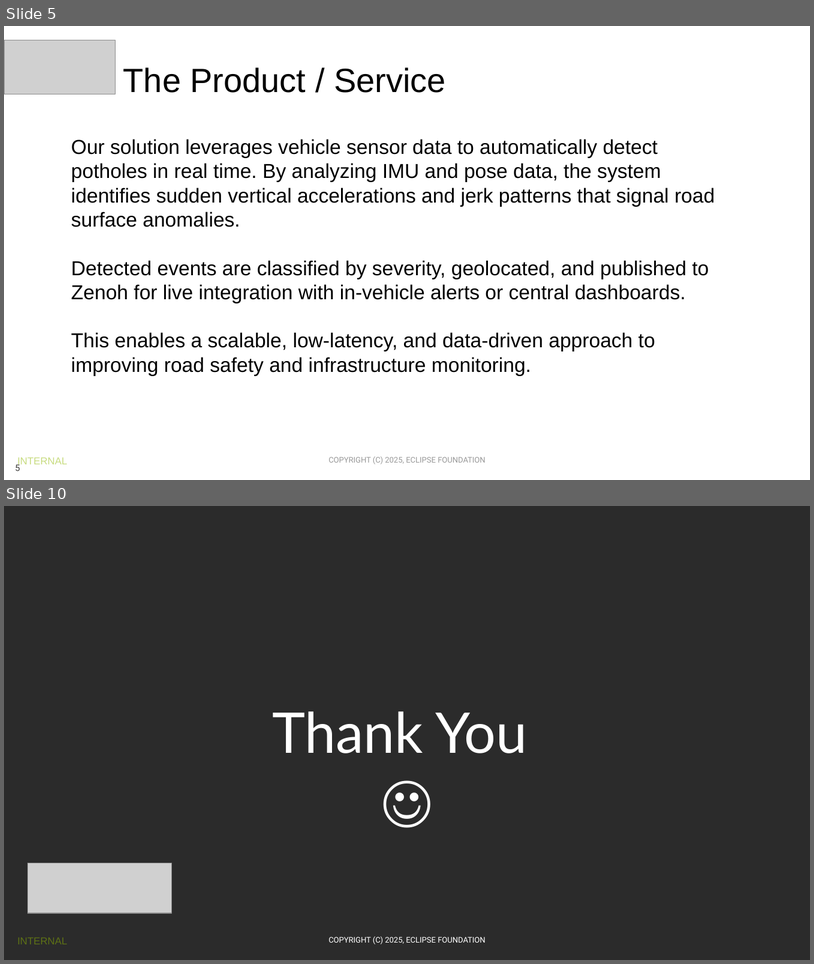
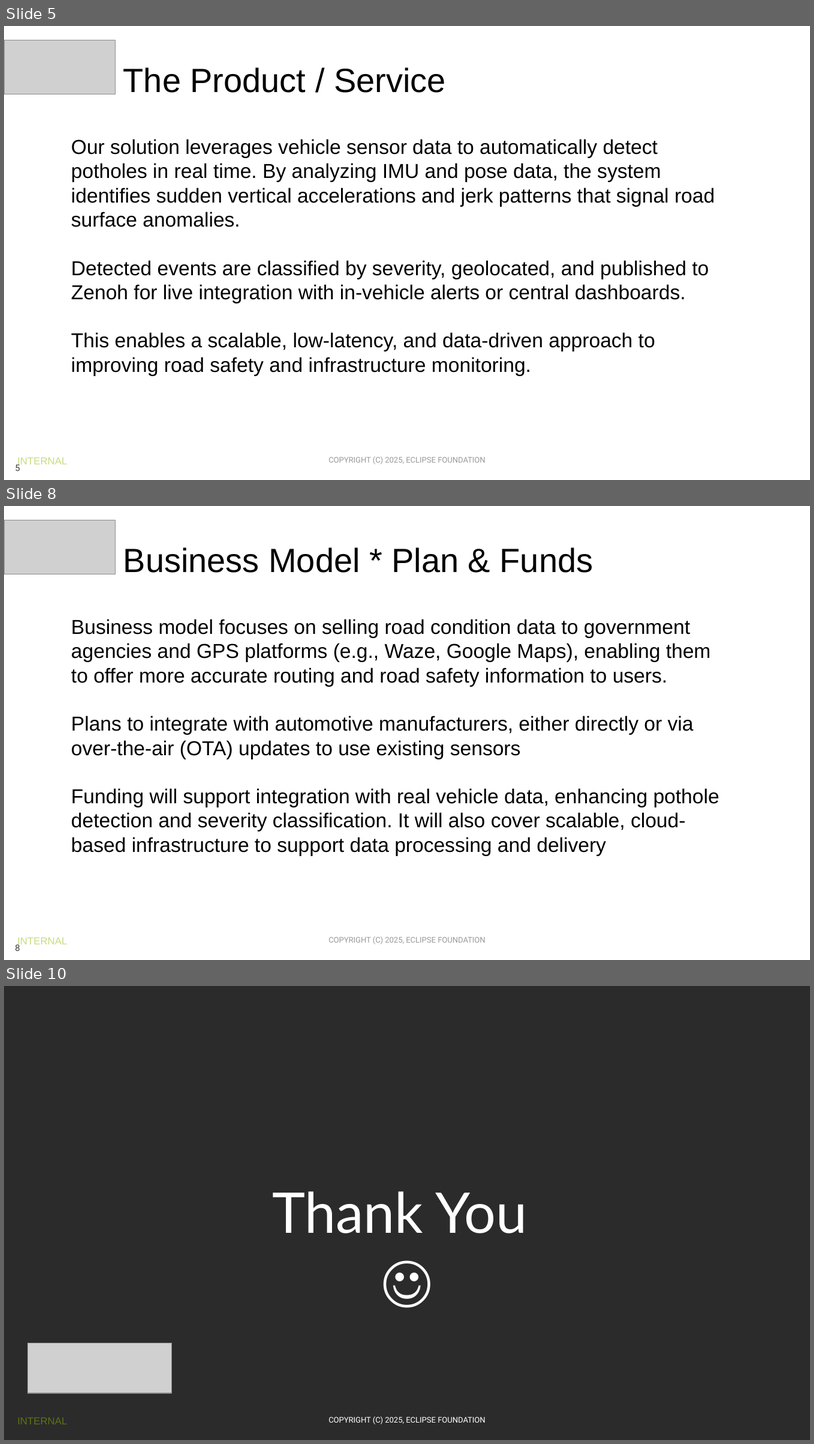
Before and after one commit to Eclipse-SDV-Hackathon-Chapter-Three/TheBigRanch, a slide deck: SDV Hackathon 2025 - Pitching Slides Template.pptx. Shown one above the other, each under a label of ours: slides 5 and 10 before the commit, slides 5, 8 and 10 after it; the slides between them are not shown. The pictures are 814x964 and 814x1444 pixels, drawn with LibreOffice and Linux fonts; fonts in the diff are those of the drawing; grey boxes stand for pictures; background and template pictures are left out; a plain dark background stands for a picture behind light text. Boxes give left, top, right and bottom in pixels: in the first picture for what was removed or moved away, otherwise in the second. Text is boxed around its words. In the diff, an @@ line names an element or a change of style, - is before the commit and + after.

```diff
--- a/SDV Hackathon 2025 - Pitching Slides Template.pptx
+++ b/SDV Hackathon 2025 - Pitching Slides Template.pptx
@@ slide 8 added at (x1=4, y1=506, x2=810, y2=960), background #FFFFFF; not listed: 3 template elements that a slide beside it also shows @@
@@ picture added at (x1=4, y1=520, x2=115, y2=574) @@
@@ title added at (x1=123, y1=547, x2=594, y2=573), 30 pt, text #000000 @@
+Business Model * Plan & Funds
@@ text added at (x1=71, y1=619, x2=720, y2=855), 18 pt, text #000000 @@
+Business model focuses on selling road condition data to government agencies and GPS platforms (e.g., Waze, Google Maps), enabling them to offer more accurate routing and road safety information to users.
+Plans to integrate with automotive manufacturers, either directly or via over-the-air (OTA) updates to use existing sensors
+Funding will support integration with real vehicle data, enhancing pothole detection and severity classification. It will also cover scalable, cloud-based infrastructure to support data processing and delivery
```
Also in this commit, not shown: 2 slides changed, 2 other slides added, 3 slides removed.
